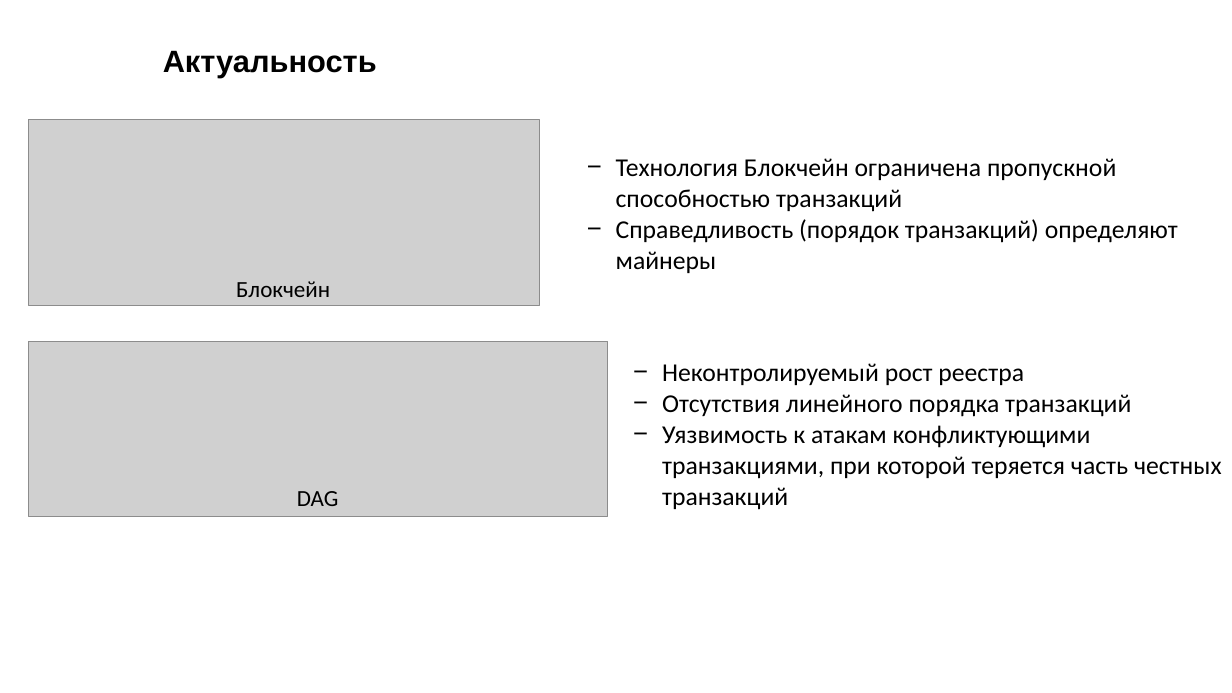
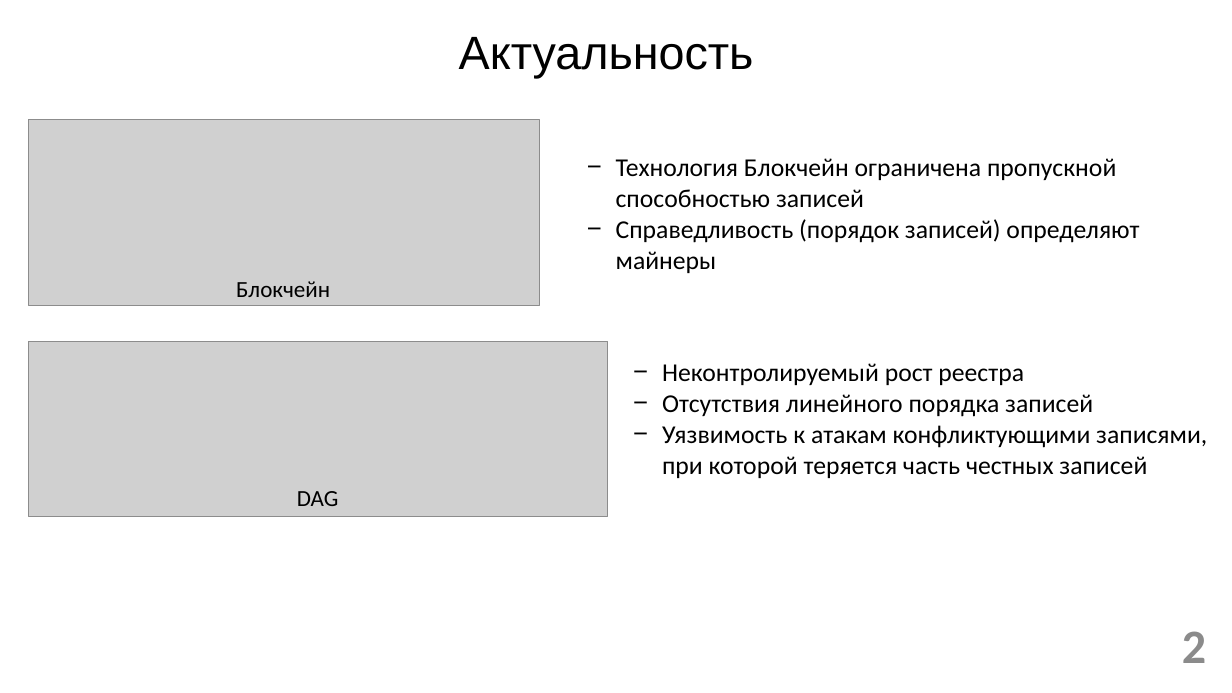
Before and after one commit to ub3r123/My_model, a slide deck: slide 2 of Презентация1.pptx. Drawn at 1232x693 pixels with LibreOffice and Linux fonts; fonts in the diff are those of the drawing; grey boxes stand for pictures; background and template pictures are left out. Boxes give left, top, right and bottom in pixels: in the first picture for what was removed or moved away, otherwise in the second. Text is boxed around its words. In the diff, an @@ line names an element or a change of style, - is before the commit and + after.

```diff
--- a/Презентация1.pptx
+++ b/Презентация1.pptx
@@ text "Актуальность": place and size @@
-text "Актуальность" at <box>163,50,377,78</box>
+text "Актуальность" at <box>459,37,754,78</box>
@@ text "Актуальность" at <box>459,37,754,78</box>: size 24 to 36.4 pt, bold off; alignment left to centre; line spacing 1 to 0.9 @@
@@ text at <box>616,158,1139,273</box>: text changed @@
-− Технология Блокчейн ограничена пропускной способностью транзакций
-− Справедливость (порядок транзакций) определяют майнеры
+− Технология Блокчейн ограничена пропускной способностью записей
+− Справедливость (порядок записей) определяют майнеры
@@ text at <box>662,394,1207,478</box>: text changed @@
-− Отсутствия линейного порядка транзакций
-− Уязвимость к атакам конфликтующими транзакциями, при которой теряется часть честных транзакций
+− Отсутствия линейного порядка записей
+− Уязвимость к атакам конфликтующими записями, при которой теряется часть честных записей
@@ page number added at <box>1182,631,1206,663</box>, 37.3 pt, text #8C8C8C, bold @@
+2
```
Also in this commit, not shown: 7 other slides changed, 7 slides added, 2 slides removed, 3 other files.
